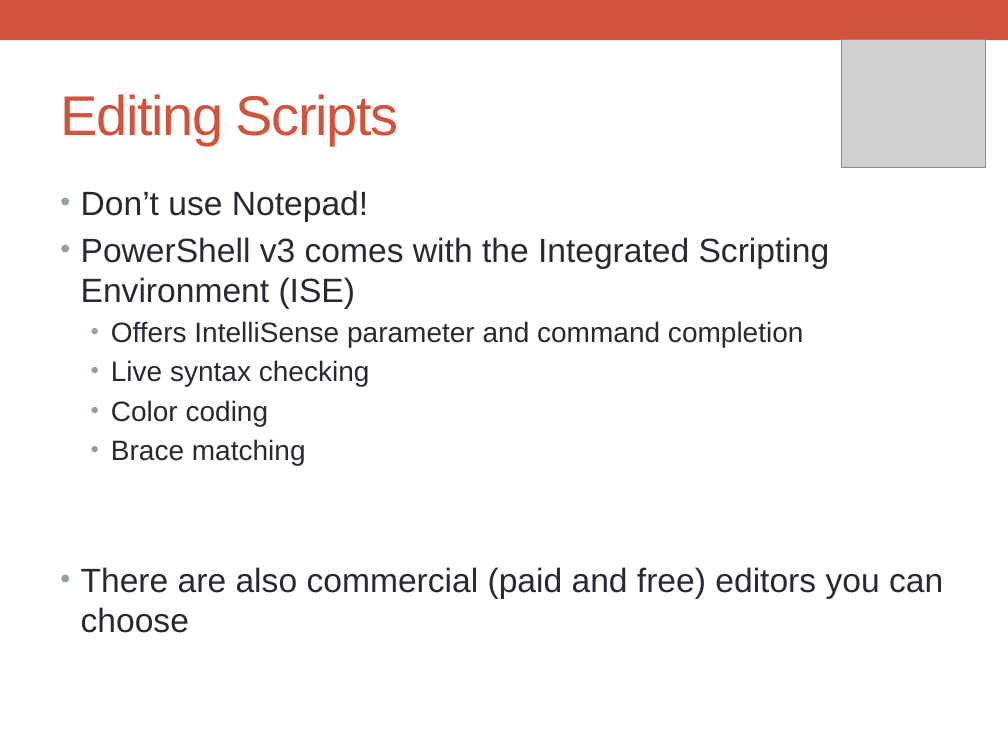
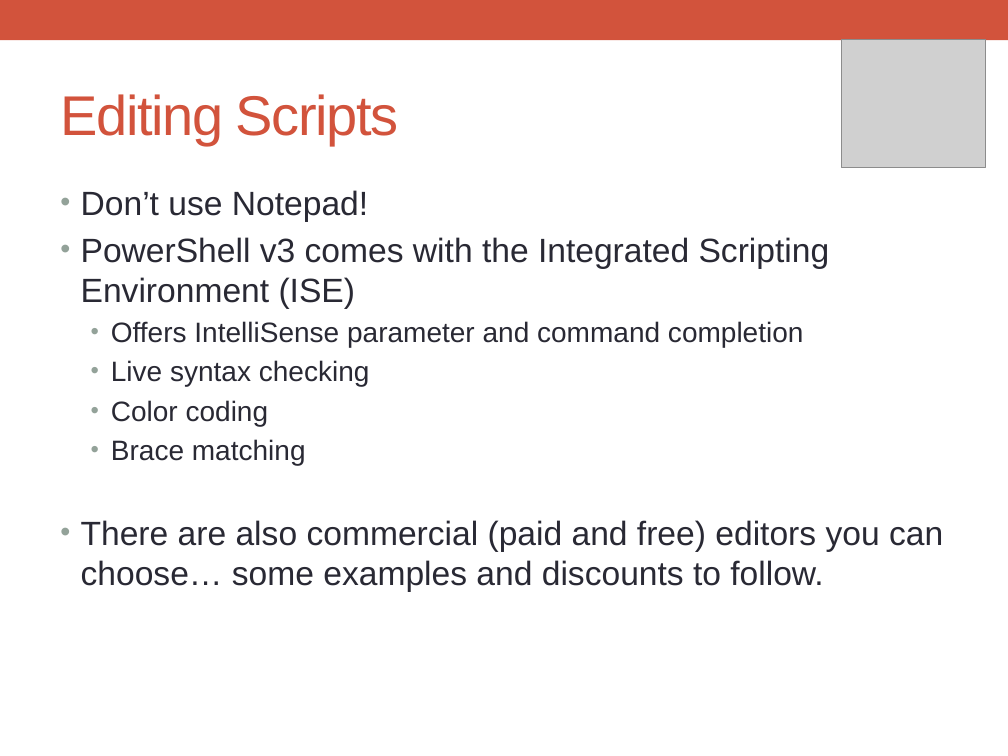
Before and after one commit to boomalator/55309-Powershell, a slide deck: slide 9 of Powerpoint/Module01-PreparingForScripting.pptx. Drawn at 1008x756 pixels with LibreOffice and Linux fonts; fonts in the diff are those of the drawing; grey boxes stand for pictures. Boxes give left, top, right and bottom in pixels: in the first picture for what was removed or moved away, otherwise in the second. Text is boxed around its words. In the diff, an @@ line names an element or a change of style, - is before the commit and + after.

```diff
--- a/Powerpoint/Module01-PreparingForScripting.pptx
+++ b/Powerpoint/Module01-PreparingForScripting.pptx
@@ text at bbox=[81, 520, 943, 592]: text changed @@
-• There are also commercial (paid and free) editors you can choose
+• There are also commercial (paid and free) editors you can choose… some examples and discounts to follow.
```
Also in this commit, not shown: 2 other slides changed, 3 slides added, 1 slide removed, 40 other files.
